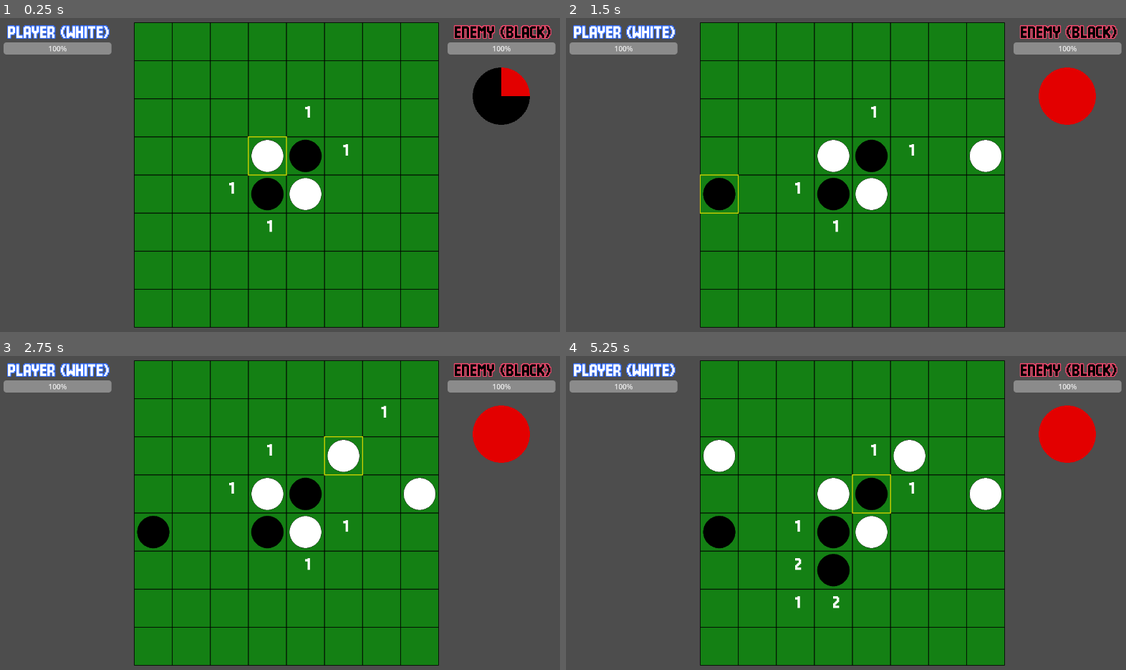
Above: before the commit, frames 1-4 (two rows, left to right).
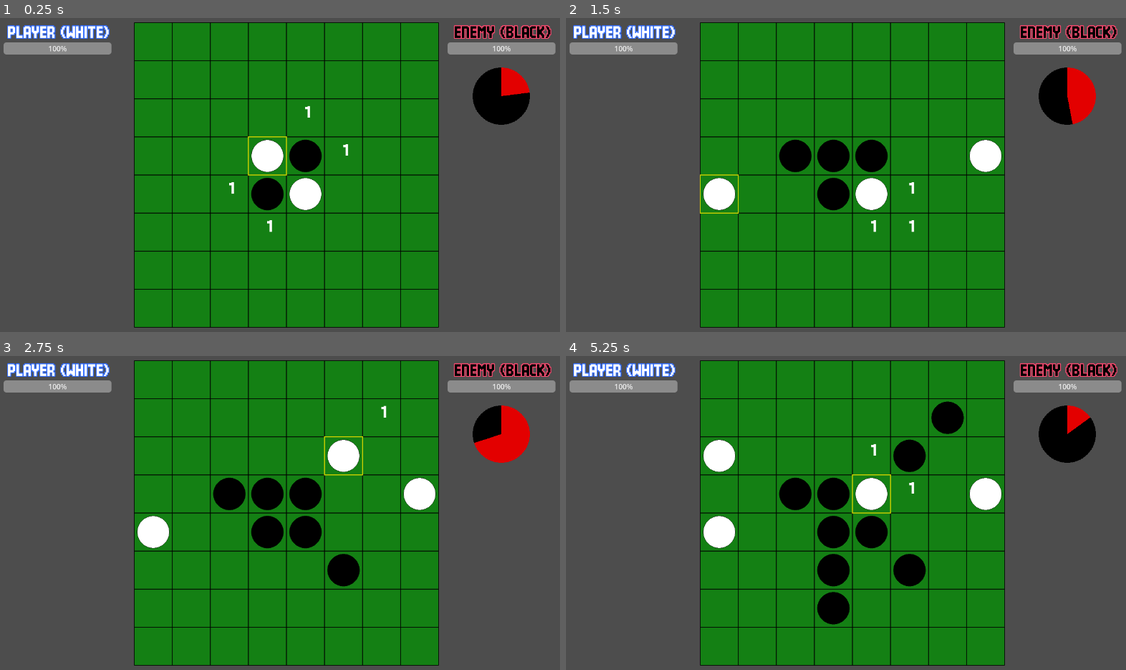
Above: after the commit, the same moments.

Repository: syun77/gd_realtime_reversi
Game: Godot game, scene res://src/scenes/Main.tscn
The game is run twice, just before and just after one commit, with the same random seed, the same clock (stepped at 60 frames per second) and the same inputs.
Inputs (mouse positions are in pixels of both pictures, inside the frame that each line leads up to):
- Up to frame 1 (0.25 s): no input
- Up to frame 2 (1.5 s): move the mouse to (980, 159) at 0.52 s; click (980, 159) at 0.6 s; move the mouse to (739, 190) at 1.27 s; click (739, 190) at 1.35 s
- Up to frame 3 (2.75 s): move the mouse to (341, 440) at 2.02 s; click (341, 440) at 2.1 s
- Up to frame 4 (5.25 s): move the mouse to (823, 578) at 2.77 s; click (823, 578) at 2.85 s; move the mouse to (1025, 560) at 3.52 s; click (1025, 560) at 3.6 s; move the mouse to (678, 465) at 4.27 s; click (678, 465) at 4.35 s; move the mouse to (879, 513) at 5.02 s; click (879, 513) at 5.1 s

The runs differ from the first frame. In frame 1, less than 0.1% of the frame differs, in the area x 89-95%, y 23-25%; in frame 2, 2.3%; in frame 3, 2.9%; in frame 4, 5.6%, in the area x 24-95%, y 14-86%.

Commit message:
CPUの思考を仮実装

Diff:
--- a/gd-realtime-reversi/src/scenes/Main.gd
+++ b/gd-realtime-reversi/src/scenes/Main.gd
@@ -2,13 +2,25 @@
 # ================================================
 # メインシーン.
 # ================================================
+const TYPE_ENEMY := Disc.eType.BLACK # 敵の石の種類.
+
+# 状態.
+enum eState {
+	READY, # 開始演出.
+	MAIN, # メイン.
+	ENEMY_TURN, # 敵のターン.
+	GAME_END, # ゲーム終了.
+}
+
 @onready var _board := $Board # 盤面.
 @onready var _disc_layer := $DiscLayer # コマの描画用レイヤー.
+# UI.
 @onready var _ui_layer := $UILayer # UIのレイヤー.
 @onready var _player_hp_bar := %PlayerHPBar # プレイヤーのHPバー (ユニークIDアクセスなのでこの記述で問題ない).
 @onready var _enemy_hp_bar := %EnemyHPBar # 敵のHPバー (ユニークIDアクセスなのでこの記述で問題ない).
 @onready var _enemy_atb_bar := %EnemyATBBar # 敵のATBバー (ユニークIDアクセスなのでこの記述で問題ない).
 
+var _state := StateObj.new() # 状態オブジェクト.
 var _turn := Disc.eType.WHITE # 現在のターン.
 
 # 開始.
@@ -35,8 +47,35 @@
 	_update_ui()
 
 # 更新.
-func _process(_delta: float) -> void:
+func _process(delta: float) -> void:
+	_state.update(delta) # 状態の更新.
+	match _state.get_state():
+		eState.READY:
+			# 開始演出の処理.
+			_update_ready(delta)
+		eState.MAIN:
+			_update_main(delta)
+		eState.ENEMY_TURN:
+			# 敵のターンの処理.
+			_update_enemy_turn(delta)
+		eState.GAME_END:
+			# ゲーム終了の処理.
+			_update_game_end(delta)
+
+	_update_ui() # UIの更新.
+
+# 更新 > 開始演出.
+func _update_ready(_delta:float) -> void:
+	# TODO: 開始演出.
+	# 演出が終了したらメイン状態に移行.
+	_state.change_state(eState.MAIN)
+
+# 更新 > メイン.
+func _update_main(_delta:float) -> void:
 	_update_enemy_atb(_delta) # 敵のATBゲージの更新.
+	if Common.is_enemy_atb_full():
+		_state.change(eState.ENEMY_TURN) # 敵のATBゲージが満タンになったら敵のターンに移行.
+		return
 
 	# マウス位置の更新.
 	var mouse_pos = get_viewport().get_mouse_position()
@@ -44,9 +83,37 @@
 
 	# クリックした場所に石を配置.
 	if Input.is_action_just_pressed("click"):
-		_turn = _board.click(_turn) # 盤面のクリック処理.
+		_board.click(_turn) # 盤面のクリック処理.
 
-	_update_ui() # UIの更新.
+# 更新 > 敵のターン.
+func _update_enemy_turn(_delta:float) -> void:
+	if _state.is_first():
+		_board.update_board_hint(TYPE_ENEMY) # 敵のヒントを更新.
+		var hint:Array2D = _board.board_hint # ヒントを取得.
+		var ret := hint.find_if(func(_x, _y, value):
+			if value > 0:
+				return true # 置ける場所が対象.
+			return false
+		)
+		if ret.is_empty():
+			# 置ける場所がない場合はプレイヤーのターンに戻る.
+			_state.change(eState.MAIN)
+			Common.reset_enemy_atb() # 敵のATBゲージをリセット.
+			return
+
+		ret.shuffle() # 置ける場所をランダムにシャッフル.
+		var pos := ret[0] # 最初の場所を選択.
+		_board.place_disc(pos.x, pos.y, TYPE_ENEMY) # 石を配置.
+		var list = _board.calc_flip_positions(pos.x, pos.y, TYPE_ENEMY) # 置いた石を基準に盤面の石をひっくり返す.
+		for pos2 in list:
+			_board.place_disc(pos2.x, pos2.y, TYPE_ENEMY) # 石を配置（ひっくり返す）
+		Common.reset_enemy_atb() # 敵のATBゲージをリセット.
+		_state.change(eState.MAIN) # プレイヤーのターンに移行
+
+
+# 更新 > ゲーム終了.
+func _update_game_end(_delta:float) -> void:
+	pass
 
 # 敵のATBゲージの更新.
 func _update_enemy_atb(delta:float) -> void:
--- a/gd-realtime-reversi/src/utils/Array2D.gd
+++ b/gd-realtime-reversi/src/utils/Array2D.gd
@@ -71,11 +71,34 @@
 func clear() -> void:
 	fill(default_value)
 
-# 指定の値の座標リストを返す.
+# 指定の値に一致する座標リストを返す.
 func find(value:int) -> Array[Vector2i]:
-	var result := []
+	var result:Array[Vector2i] = []
 	foreach(func(x, y, v):
 		if v == value:
+			result.append(Vector2i(x, y))
+	)
+	return result
+
+# 条件を満たす座標リストを返す.
+func find_if(function:Callable) -> Array[Vector2i]:
+	var result:Array[Vector2i] = []
+	foreach(func(x, y, v):
+		if function.call(x, y, v):
+			result.append(Vector2i(x, y))
+	)
+	return result
+
+# 最大の値に一致する座標リストを返す.
+func find_max() -> Array[Vector2i]:
+	var result:Array[Vector2i] = []
+	var max_value := [invalid_value] # gdscriptの仕様上、Lambda内で更新できるのは参照型変数のみ.
+	foreach(func(_x, _y, v):
+		if v > max_value[0]:
+			max_value[0] = v
+	)
+	foreach(func(x, y, v):
+		if v == max_value[0]:
 			result.append(Vector2i(x, y))
 	)
 	return result
--- a/gd-realtime-reversi/src/utils/Common.gd
+++ b/gd-realtime-reversi/src/utils/Common.gd
@@ -30,6 +30,8 @@
 	return _enemy_atb >= MAX_ATB
 static func charge_enemy_atb(amount:float) -> void:
 	_enemy_atb = min(MAX_ATB, _enemy_atb + amount)
+static func reset_enemy_atb() -> void:
+	_enemy_atb = 0
 
 static func damage(type:Disc.eType, amount:int) -> void:
 	if type == Disc.eType.WHITE:
--- /dev/null
+++ b/gd-realtime-reversi/src/utils/stateobj.gd
@@ -0,0 +1,53 @@
+# Nodeは継承しない.
+#extends Node
+# ================================================
+# 状態オブジェクト.
+# @note update()を呼び出さないと状態遷移しません.
+# ================================================
+class_name StateObj
+
+var _state:int = 0 # 状態を表す整数値.
+var _next_state:int = 0 # 次の状態を表す整数値.
+var _timer:float = 0 # 状態の経過時間.
+var _is_first_frame:bool = true # 状態遷移して最初のフレームかどうか.
+
+# 状態の更新.
+func update(delta: float) -> void:
+	if _state != _next_state:
+		_state = _next_state
+		_timer = 0
+		_is_first_frame = true
+	else:
+		_is_first_frame = false
+	_timer += delta
+
+# 状態変更.
+func change_state(new_state:int) -> void:
+	if _state == new_state:
+		return
+	_next_state = new_state
+	_timer = 0
+
+func change(new_state:int) -> void:
+	change_state(new_state)
+
+# 状態の取得.
+func get_state() -> int:
+	return _state
+
+# タイマーを取得.
+func get_timer() -> float:
+	return _timer
+
+# 状態を遷移して最初かどうか.
+func is_first() -> bool:
+	return _is_first_frame
+
+# -----------------------------------------------
+# プロパティ定義.
+# -----------------------------------------------
+var state: int:
+	get:
+		return _state
+	set(value):
+		change_state(value)
Not shown, added: gd-realtime-reversi/src/utils/stateobj.gd.uid
